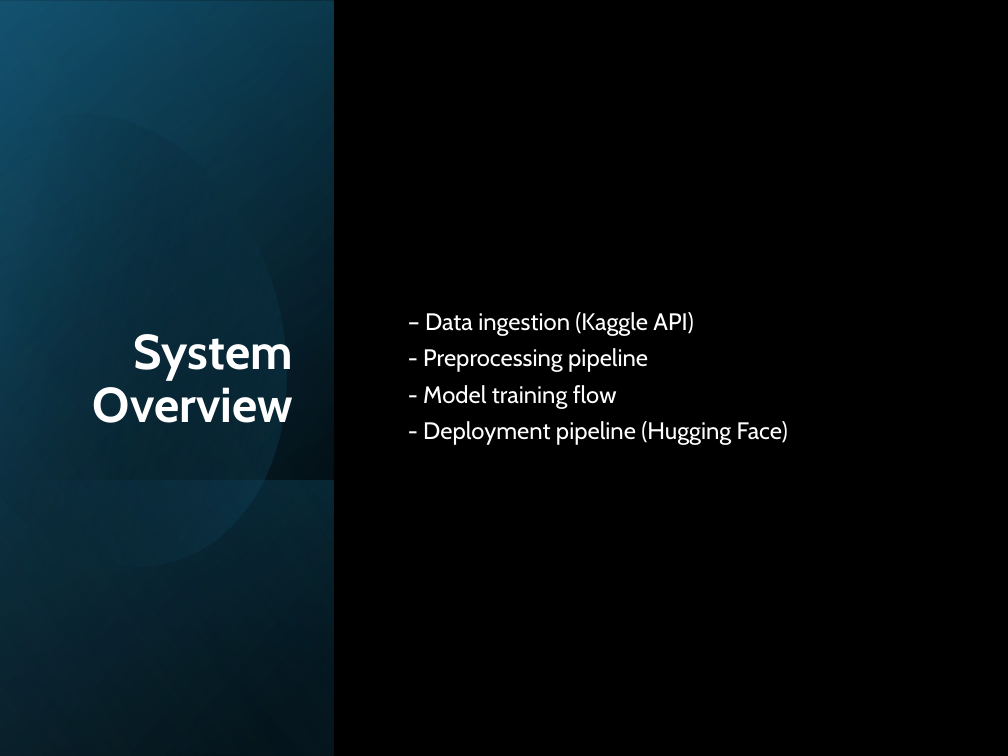
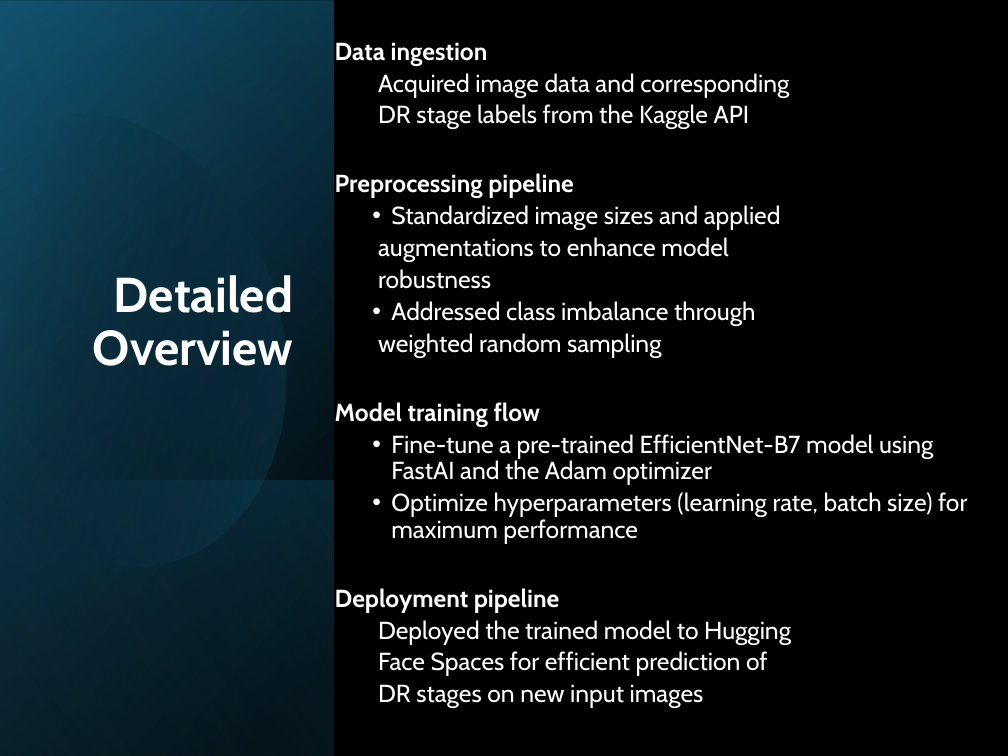
Before and after one commit to lmanov1/DL_DiabeticRetinopathyStagePrediction, a slide deck: slide 5 of presentation/DLStagePredictPresentation.pptx. Drawn at 1008x756 pixels with LibreOffice and Linux fonts; fonts in the diff are those of the drawing. Boxes give left, top, right and bottom in pixels: in the first picture for what was removed or moved away, otherwise in the second. Text is boxed around its words. In the diff, an @@ line names an element or a change of style, - is before the commit and + after.

```diff
--- a/presentation/DLStagePredictPresentation.pptx
+++ b/presentation/DLStagePredictPresentation.pptx
@@ text at [335, 42, 967, 708]: text changed; size 17 to 17.6 pt @@
-– Data ingestion (Kaggle API)
-- Preprocessing pipeline
-- Model training flow
-- Deployment pipeline (Hugging Face)
+Data ingestion
+  Acquired image data and corresponding
+  DR stage labels from the Kaggle API
+Preprocessing pipeline
+  • Standardized image sizes and applied
+  augmentations to enhance model
+  robustness
+  • Addressed class imbalance through
+  weighted random sampling
+Model training flow
+  • Fine-tune a pre-trained EfficientNet-B7 model using FastAI and the Adam optimizer
+  • Optimize hyperparameters (learning rate, batch size) for maximum performance
+Deployment pipeline
+  Deployed the trained model to Hugging
+  Face Spaces for efficient prediction of
+  DR stages on new input images
@@ title at [93, 275, 293, 366]: text changed @@
-System Overview
+Detailed
+Overview
```
Also in this commit, not shown: 13 other slides changed, 7 slides added, 9 slides removed.
